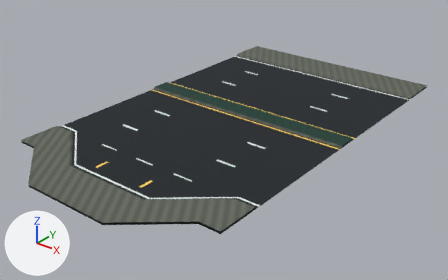
One commit to the glTF model Resource/Export/CQ04B/road_arterial_6lane_16m_transit_bay_LOD1.glb: the scene before it, then after it.
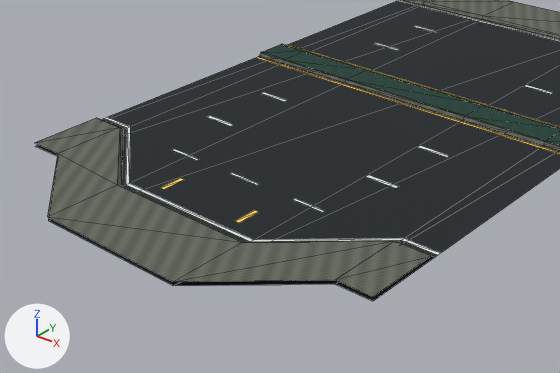
The first picture shows the older version from a 50 mm camera at (31.6, -31.8, 17.0) aimed at (8.0, -2.3, -1.3). The close-ups show the older and then the newer version on the part from 0% to 74% of the width and 20% to 99% of the height of that picture. Only the edits that show in the close-ups are written down. The lights are fixed; the arrows at lower left show +X, +Y and +Z. The close-ups show mesh edges as thin lines. Vertices at exactly the same position are counted once.

The scene before the commit, as lines of its bpy script (objects in view):
```python
me_road_arterial_6lane_16m_transit_bay_lod1_markings = bpy.data.meshes.new('road_arterial_6lane_16m_transit_bay_LOD1_markings')
me_road_arterial_6lane_16m_transit_bay_lod1_markings.from_pydata(...)  # 80 vertices, 56 faces; spans x 0.0..16.0, y -12.4..9.4, z 0.0
# faces by material slot: [20, 36]
me_road_arterial_6lane_16m_transit_bay_lod1_markings.materials.append(mat_amber_lane_paint)  # yellow #f9d059
me_road_arterial_6lane_16m_transit_bay_lod1_markings.materials.append(mat_reflective_ceramic_paint)  # white #e7efea
me_road_arterial_6lane_16m_transit_bay_lod1_surface = bpy.data.meshes.new('road_arterial_6lane_16m_transit_bay_LOD1_surface')
me_road_arterial_6lane_16m_transit_bay_lod1_surface.from_pydata(...)  # 84 vertices, 80 faces; spans x 0.0..16.0, y -15.5..12.5, z 0.0..0.2
# faces by material slot: [10, 20, 40, 10]
me_road_arterial_6lane_16m_transit_bay_lod1_surface.materials.append(mat_road_basalt)
me_road_arterial_6lane_16m_transit_bay_lod1_surface.materials.append(mat_concrete_paving)
me_road_arterial_6lane_16m_transit_bay_lod1_surface.materials.append(mat_cast_curb)
me_road_arterial_6lane_16m_transit_bay_lod1_surface.materials.append(mat_dryland_planting)
ob_road_arterial_6lane_16m_transit_bay__markings_001 = bpy.data.objects.new('road_arterial_6lane_16m_transit_bay__markings.001', me_road_arterial_6lane_16m_transit_bay_lod1_markings)
ob_road_arterial_6lane_16m_transit_bay__markings_001.location = (0.0, 0.0, 0.0)
ob_road_arterial_6lane_16m_transit_bay__surface_001 = bpy.data.objects.new('road_arterial_6lane_16m_transit_bay__surface.001', me_road_arterial_6lane_16m_transit_bay_lod1_surface)
ob_road_arterial_6lane_16m_transit_bay__surface_001.location = (0.0, 0.0, 0.0)
```
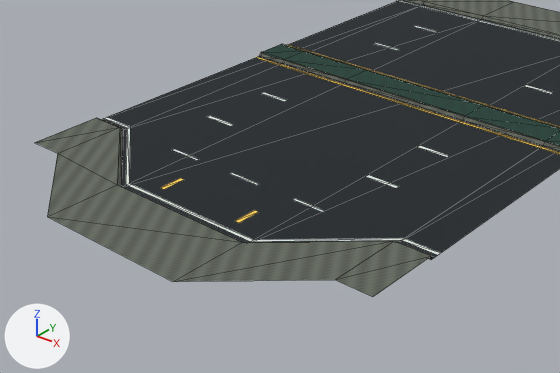
Edits to the scene script, one JSON object a line:
```json
{"block": "me_road_arterial_6lane_16m_transit_bay_lod1_surface", "where": "me_road_arterial_6lane_16m_transit_bay_lod1_surface.from_pydata(...)  # 84 vertices, 80 faces; spans x 0.0..16.0, y -15.5..12.5, z 0.0..0.2"}
{"block": "me_road_arterial_6lane_16m_transit_bay_lod1_surface", "where": "# used by ob_road_arterial_6lane_16m_transit_bay__surface_001; location = (0.0, 0.0, 0.0)"}
{"block": "me_road_arterial_6lane_16m_transit_bay_lod1_surface", "change": "me_road_arterial_6lane_16m_transit_bay_lod1_surface part 1: all 2 vertices in x 0.0..1.4, y -12.5, z 0.0 are moved by (0.0, 2.8, 0.0)"}
{"block": "me_road_arterial_6lane_16m_transit_bay_lod1_surface", "change": "me_road_arterial_6lane_16m_transit_bay_lod1_surface part 2: all 2 vertices in x 14.6..16.0, y -12.5, z 0.0 are moved by (0.0, 2.8, 0.0)"}
{"block": "me_road_arterial_6lane_16m_transit_bay_lod1_surface", "change": "me_road_arterial_6lane_16m_transit_bay_lod1_surface part 3: the 1 vertex in x 5.0, y -15.5, z 0.0 is moved by (0.0, 2.8, 0.0)"}
{"block": "me_road_arterial_6lane_16m_transit_bay_lod1_surface", "change": "me_road_arterial_6lane_16m_transit_bay_lod1_surface part 4: the 1 vertex in x 11.0, y -15.5, z 0.0 is moved by (0.0, 2.8, 0.0)"}
```

Pixel boxes [x1, y1, x2, y2] of what changed, in the close-ups (560 x 373 px; the box of a moved part takes in the faces that stretch with it):
```json
{"object": "road_arterial_6lane_16m_transit_bay__surface.001", "change": "reshaped", "before": [34, 0, 560, 301], "after": [34, 0, 560, 297]}
{"part": 1, "of": "me_road_arterial_6lane_16m_transit_bay_lod1_surface", "change": "moved or reshaped", "before": [36, 0, 474, 156], "after": [101, 0, 480, 130]}
{"part": 2, "of": "me_road_arterial_6lane_16m_transit_bay_lod1_surface", "change": "moved or reshaped", "before": [336, 146, 560, 301], "after": [399, 146, 560, 260]}
{"part": 3, "of": "me_road_arterial_6lane_16m_transit_bay_lod1_surface", "change": "moved or reshaped", "before": [48, 18, 560, 221], "after": [121, 19, 560, 187]}
{"part": 4, "of": "me_road_arterial_6lane_16m_transit_bay_lod1_surface", "change": "moved or reshaped", "before": [49, 50, 560, 286], "after": [124, 56, 560, 242]}
```
